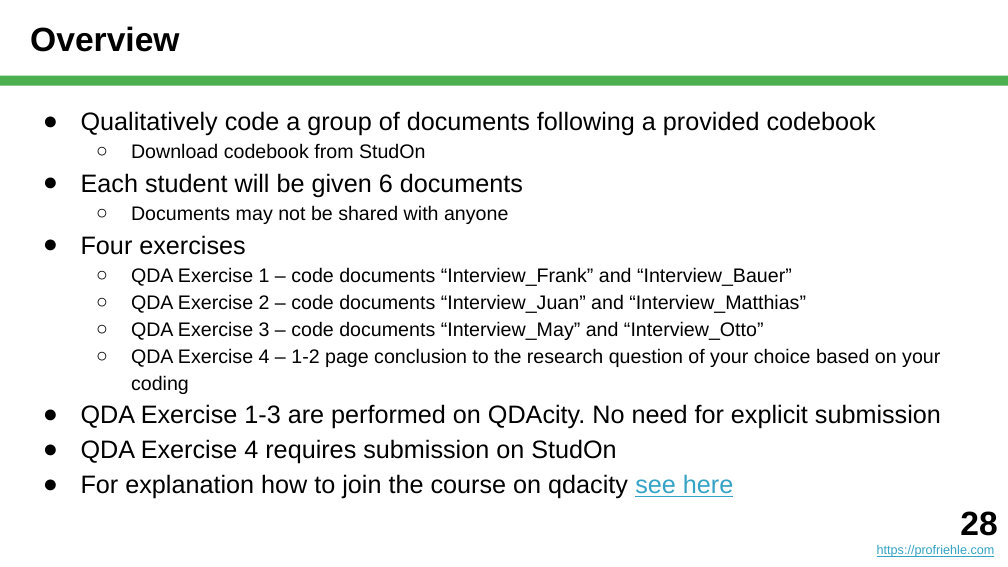
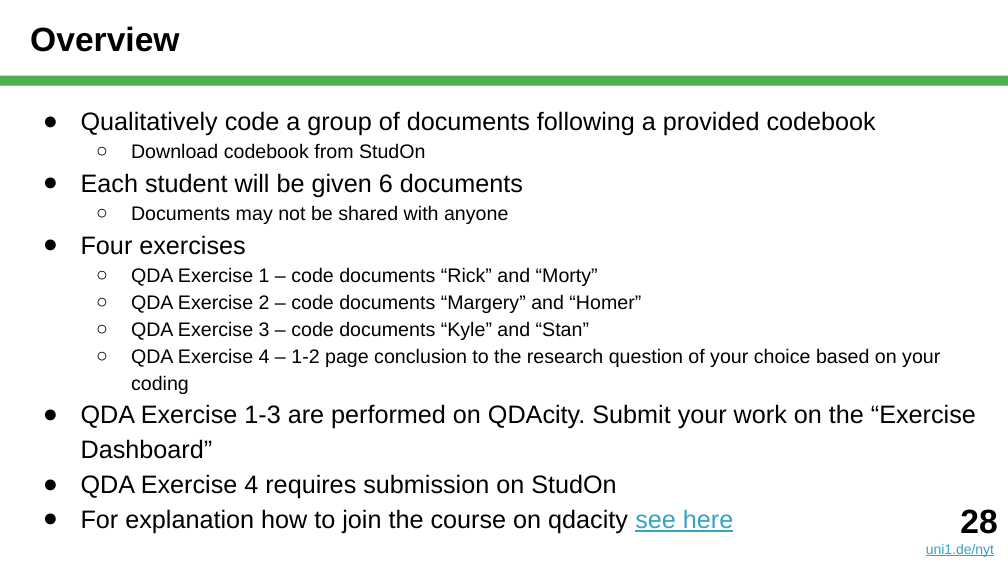
Before and after one commit to dirkriehle/nyt-course, a slide deck: slide 28 of Lecture slides/NYT B03 - Qualitative Data Analysis.pptx. Drawn at 1008x567 pixels with LibreOffice and Linux fonts; fonts in the diff are those of the drawing. Boxes give left, top, right and bottom in pixels: in the first picture for what was removed or moved away, otherwise in the second. Text is boxed around its words. In the diff, an @@ line names an element or a change of style, - is before the commit and + after.

```diff
--- a/Lecture slides/NYT B03 - Qualitative Data Analysis.pptx
+++ b/Lecture slides/NYT B03 - Qualitative Data Analysis.pptx
@@ text at [131,267,641,340]: text changed @@
-  ○ QDA Exercise 1 – code documents “Interview_Frank” and “Interview_Bauer”
-  ○ QDA Exercise 2 – code documents “Interview_Juan” and “Interview_Matthias”
-  ○ QDA Exercise 3 – code documents “Interview_May” and “Interview_Otto”
+  ○ QDA Exercise 1 – code documents “Rick” and “Morty”
+  ○ QDA Exercise 2 – code documents “Margery” and “Homer”
+  ○ QDA Exercise 3 – code documents “Kyle” and “Stan”
@@ text at [81,404,976,459]: text changed @@
-● QDA Exercise 1-3 are performed on QDAcity. No need for explicit submission
+● QDA Exercise 1-3 are performed on QDAcity. Submit your work on the “Exercise Dashboard”
@@ text: place and size @@
-text at [877,511,997,557]
+text at [926,509,997,557]
@@ text at [926,544,994,557]: text changed; size 9 to 10 pt @@
-https://profriehle.com
+uni1.de/nyt
```
Also in this commit, not shown: 34 other slides changed, 2 slides added, 1 slide removed, 1 other file.
